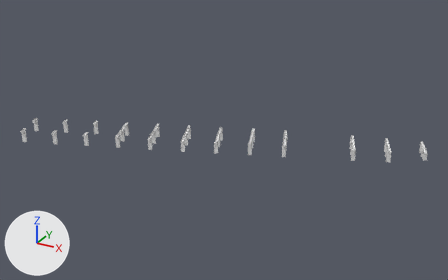
The glTF model public/assets/hasselby/viaduct_bents.glb, before and after one commit.
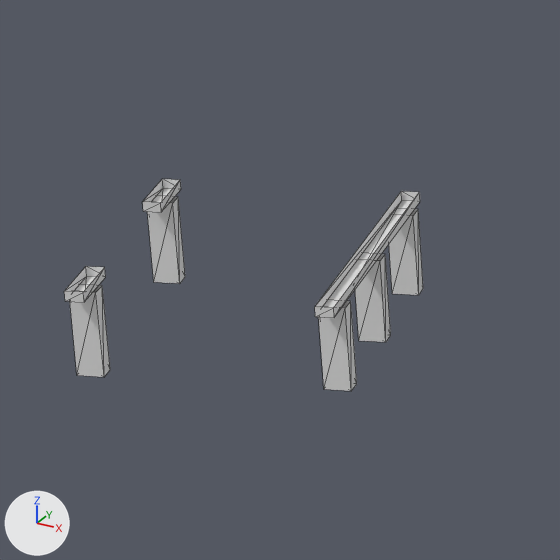
Old and new are each drawn whole from a 50 mm camera at (113.6, -206.8, 112.4) aimed at (-6.5, 11.5, 3.3) and again close up on the part from 17% to 33% of the width and 35% to 61% of the height. Every picture has the same lights, and +X, +Y and +Z are marked at lower left. The last two pictures show the newer version. The close-ups show mesh edges as thin lines. Vertices at exactly the same position are counted once.

Names of what the first close-up shows: 'viaduct_bents'.
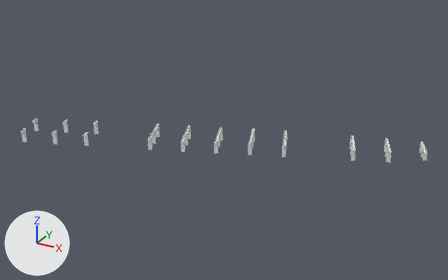
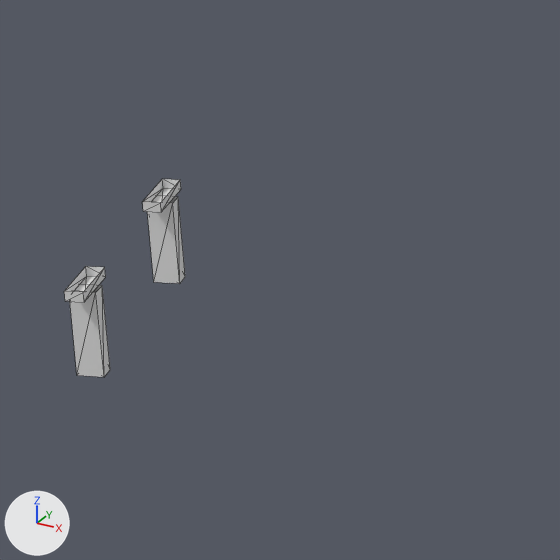
Changed parts and their boxes [x1, y1, x2, y2] in the close-ups (560 x 560 px):
'viaduct_bents', reshaped: before [64, 179, 423, 391]; after [64, 179, 185, 377]
part 1 of me_viaduct_bents, deleted: before [315, 191, 420, 318]
part 2 of me_viaduct_bents, deleted: before [355, 253, 391, 342]
part 3 of me_viaduct_bents, deleted: before [389, 208, 423, 295]
part 4 of me_viaduct_bents, deleted: before [318, 300, 357, 391]

What changed in the scene script:
```text
Change me_viaduct_bents:
    used by ob_viaduct_bents; location = (0.0, 0.0, 0.0)
    remove me_viaduct_bents.from_pydata(...)  # 384 vertices, 480 faces; spans x -94.0..75.0, y -28.0..47.0, z 0.0..5.0
    add me_viaduct_bents.from_pydata(...)  # 352 vertices, 440 faces; spans x -94.0..75.0, y -28.0..47.0, z 0.0..5.0
    me_viaduct_bents part 1: the loose piece of 8 vertices spanning x -53.0..-46.0, y -13.0..4.0, z 5.0 is deleted
    me_viaduct_bents part 2: the loose piece of 8 vertices spanning x -51.0..-49.0, y -5.0..-4.0, z 0.0..5.0 is deleted
    me_viaduct_bents part 3: the loose piece of 8 vertices spanning x -53.0..-51.0, y 1.0..3.0, z 0.0..5.0 is deleted
    me_viaduct_bents part 4: the loose piece of 8 vertices spanning x -48.0..-46.0, y -12.0..-10.0, z 0.0..5.0 is deleted
```
